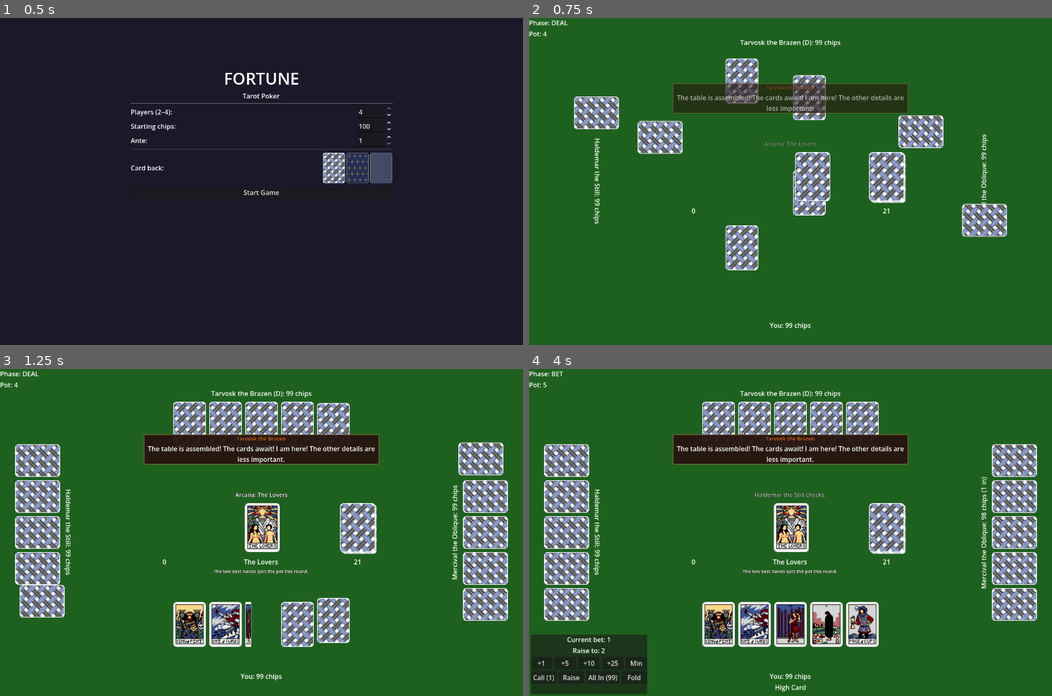
Above: before the commit, frames 1-4 (two rows, left to right).
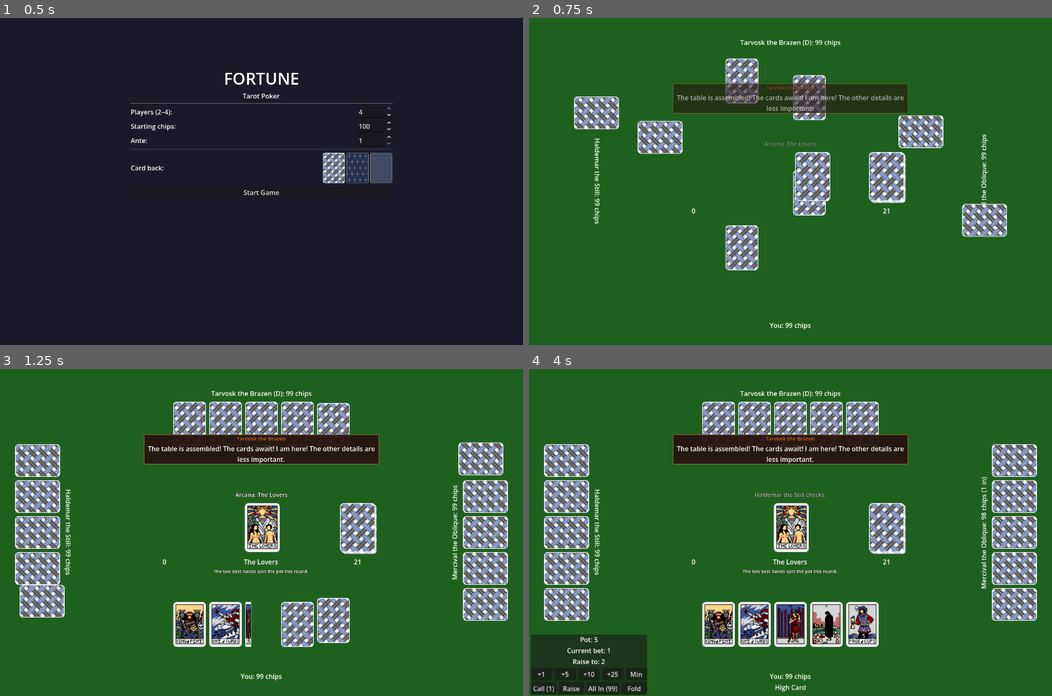
Above: after the commit, the same moments.

Repository: zenOfBass/Fortune
Game: Godot game, scene res://scenes/main_menu.tscn
Same seed, same stepped clock (60 frames per second), same inputs: the game is played once before the commit and once after it.
Inputs (mouse positions are in pixels of both pictures, inside the frame that each line leads up to):
- Up to frame 1 (0.5 s): no input
- Up to frame 2 (0.75 s): click "Start Game" at 0.5 s
- Up to frame 3 (1.25 s): no input
- Up to frame 4 (4 s): move the mouse to (717, 424) at 1.27 s; click (717, 424) at 1.42 s; tap Enter at 2 s; move the mouse to (753, 424) at 2.02 s; click (753, 424) at 2.17 s; move the mouse to (790, 424) at 2.77 s; click (790, 424) at 2.92 s; move the mouse to (827, 424) at 3.52 s; click (827, 424) at 3.67 s

Frame 1 is identical in both runs. In frame 2, less than 0.1% of the frame differs, in the area x 0-8%, y 0-6%; in frame 3, less than 0.1%; in frame 4, 0.7%, in the area x 0-23%, y 0-100%.

Commit message:
Fixing ui: remove phase label and move betting label

Diff:
--- a/scenes/bet_panel.tscn
+++ b/scenes/bet_panel.tscn
@@ -7,6 +7,11 @@
 
 [node name="VBox" type="VBoxContainer" parent="."]
 theme_override_constants/separation = 4
+
+[node name="PotLabel" type="Label" parent="VBox"]
+text = "Pot: 0"
+size_flags_horizontal = 3
+horizontal_alignment = 1
 
 [node name="InfoLabel" type="Label" parent="VBox"]
 text = "Current bet: 0"
--- a/scenes/game_table.tscn
+++ b/scenes/game_table.tscn
@@ -63,17 +63,6 @@
 anchor_right = 1.0
 anchor_bottom = 1.0
 
-[node name="TopBar" type="VBoxContainer" parent="."]
-anchor_right = 0.22
-offset_bottom = 50.0
-
-[node name="PhaseLabel" type="Label" parent="TopBar"]
-text = "Phase: ANTE"
-size_flags_horizontal = 3
-
-[node name="PotLabel" type="Label" parent="TopBar"]
-text = "Pot: 0"
-
 [node name="LastRoundLabel" type="Label" parent="."]
 anchor_left = 0.3
 anchor_right = 0.7
--- a/scenes/table.gd
+++ b/scenes/table.gd
@@ -7,8 +7,7 @@
 
 # ---- Top bar -----------------------------------------------------------------
 
-@onready var phase_label: Label = $TopBar/PhaseLabel
-@onready var pot_label: Label = $TopBar/PotLabel
+@onready var pot_label: Label = $BetPanel/VBox/PotLabel
 @onready var last_round_label: Label = $LastRoundLabel
 
 # ---- AI areas ----------------------------------------------------------------
@@ -294,7 +293,6 @@
 	_refresh_player_labels()
 	if phase_name == "DEAL":
 		_shuffle_sfx.play()
-	phase_label.text = "Phase: " + phase_name
 	bet_panel.hide_betting()
 	draw_panel.visible = false
 	player_hand.set_selectable(false)
@@ -464,7 +462,6 @@
 		DialogueManager.try_fire_any("arcana_aftermath_%d" % arcana_id, 0.70)
 
 func _on_arcana_cancelled(cancelled_id: int) -> void:
-	phase_label.text = "Hierophant cancelled: " + MajorArcana.arcana_name(cancelled_id)
 	_arcana_remaining = maxi(0, _arcana_remaining - 1)
 	_update_arcana_deck_display()
 	var tex_path := MajorArcana.texture_path(cancelled_id)
@@ -621,7 +618,6 @@
 			parts.append("%s %s with %s" % [player_name, verb, hand_name])
 		if split:
 			parts.insert(0, "Split pot!")
-	phase_label.text = " | ".join(parts)
 	# Rare hand reactions — always use a reactor (not the winner themselves).
 	for i in hand_names.size():
 		var w: int = winner_indices[i]
@@ -655,9 +651,8 @@
 	await get_tree().create_timer(4.0).timeout
 	GameManager.confirm_next_round()
 
-func _on_page_bonus(winner_idx: int, bonus_per_player: int) -> void:
-	var player_name := GameManager._pname(winner_idx)
-	phase_label.text = "%s gets Page bonus: +%d per player!" % [player_name, bonus_per_player]
+func _on_page_bonus(_winner_idx: int, _bonus_per_player: int) -> void:
+	pass
 
 func _on_game_ended(final_chips: Array) -> void:
 	_hide_all_overlays()
@@ -666,9 +661,6 @@
 	for i in final_chips.size():
 		if final_chips[i] == max_chips:
 			winners.append(GameManager._pname(i))
-	var header := "%s wins!" % " & ".join(winners) if winners.size() < final_chips.size() \
-		else "It's a tie!"
-	phase_label.text = "Game Over — " + header
 	var standings: Array = range(final_chips.size())
 	standings.sort_custom(func(a, b): return final_chips[a] > final_chips[b])
 	for i in standings:
